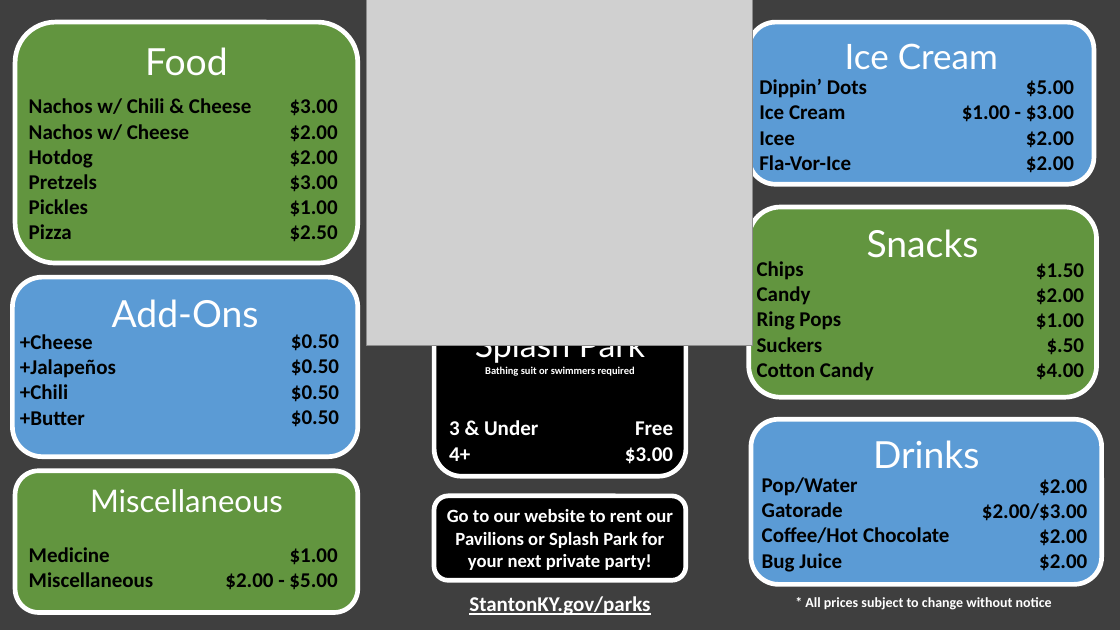
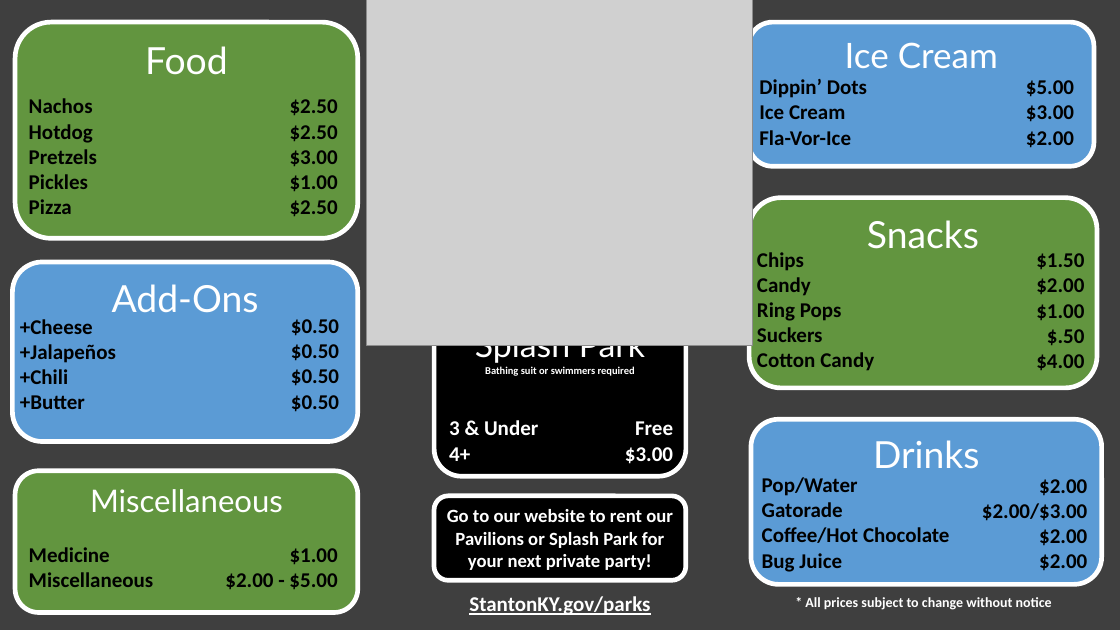
Before and after one commit to CityOfStanton/Kiosk-Client-Content, a slide deck: slide 1 of Assets/Menu/RegularMenu/Menu.pptx. Drawn at 1120x630 pixels with LibreOffice and Linux fonts; fonts in the diff are those of the drawing; grey boxes stand for pictures. Boxes give left, top, right and bottom in pixels: in the first picture for what was removed or moved away, otherwise in the second. Text is boxed around its words. In the diff, an @@ line names an element or a change of style, - is before the commit and + after.

Commit message:
Update RegularMenu assets with new images and presentation

```diff
--- a/Assets/Menu/RegularMenu/Menu.pptx
+++ b/Assets/Menu/RegularMenu/Menu.pptx
@@ rounded rectangle "Food": place and size @@
-rounded rectangle "Food" at box(15, 22, 358, 263)
+rounded rectangle "Food" at box(15, 22, 358, 238)
@@ rounded rectangle "Ice Cream": place and size @@
-rounded rectangle "Ice Cream" at box(749, 22, 1094, 184)
+rounded rectangle "Ice Cream" at box(749, 22, 1094, 166)
@@ text at box(29, 98, 93, 113): text changed @@
-Nachos w/ Chili & Cheese
-Nachos w/ Cheese
+Nachos
@@ text at box(290, 99, 338, 141): text changed @@
-$3.00
-$2.00
-$2.00
+$2.50
+$2.50
@@ text at box(1026, 105, 1074, 122): text changed @@
-$1.00 - $3.00
+$3.00
@@ text at box(759, 131, 795, 145): paragraph removed @@
-Icee
@@ text at box(1026, 156, 1074, 173): paragraph removed @@
-$2.00
@@ 2 texts, 1 rounded rectangle: place and size @@
-2 texts, 1 rounded rectangle at box(749, 207, 1096, 398)
+2 texts, 1 rounded rectangle at box(749, 198, 1097, 388)
@@ 2 texts, 1 rounded rectangle: place and size @@
-2 texts, 1 rounded rectangle at box(12, 277, 358, 457)
+2 texts, 1 rounded rectangle at box(12, 262, 358, 442)
```
Also in this commit, not shown: 1 other file.
